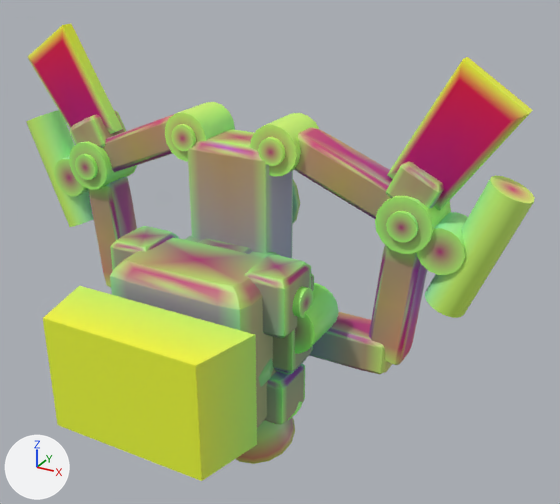
The glTF model models/parts/llm_gen_dorsal_pack_054_0f5166.glb: old version first, new version second.
Camera for both pictures: a 50 mm lens placed at (48.3, -60.7, 47.3), pointed at (7.7, 13.1, 10.5). The lights are fixed; the arrows at lower left show +X, +Y and +Z. The picture after the commit comes second.

Before the edit, the objects in view are built like this:
```python
ob_adapter_dorsal_trunnion_dark_18_adapter_dark_l = bpy.data.objects.new('adapter_dorsal_trunnion_dark_18_adapter_dark_l', me_adapter_dorsal_trunnion_dark_18_adapter_dark_l)
ob_adapter_dorsal_trunnion_dark_18_adapter_dark_l.location = (0.0, 0.0, 0.0)
ob_adapter_dorsal_trunnion_dark_18_adapter_dark_r = bpy.data.objects.new('adapter_dorsal_trunnion_dark_18_adapter_dark_r', me_adapter_dorsal_trunnion_dark_18_adapter_dark_r)
ob_adapter_dorsal_trunnion_dark_18_adapter_dark_r.location = (0.0, 0.0, 0.0)
ob_adapter_dorsal_trunnion_pin_gold_19_gold_r = bpy.data.objects.new('adapter_dorsal_trunnion_pin_gold_19_gold_r', me_adapter_dorsal_trunnion_pin_gold_19_gold_r)
ob_adapter_dorsal_trunnion_pin_gold_19_gold_r.location = (0.0, 0.0, 0.0)
ob_adapter_sub_ring_corner_pin_gold_8_gold_r = bpy.data.objects.new('adapter_sub_ring_corner_pin_gold_8_gold_r', me_adapter_sub_ring_corner_pin_gold_8_gold_r)
ob_adapter_sub_ring_corner_pin_gold_8_gold_r.location = (0.0, 0.0, 0.0)
# also in view: 'halo_funnel_pod_14_adapter_dark_l' at (-29.6, 17.6, 13.7); 'adapter_dorsal_rotary_boss_dark_r' at (11.4, 12.0, 3.2); 'adapter_sub_funnel_clamp_dark_13_adapter_dark_l' at (-26.4, 17.6, 13.7); 'halo_lower_arc_9_gold_r' at (21.1, 17.6, 5.7); 'adapter_dorsal_outrigger_dark_r' at (9.8, 11.0, 3.0)
```
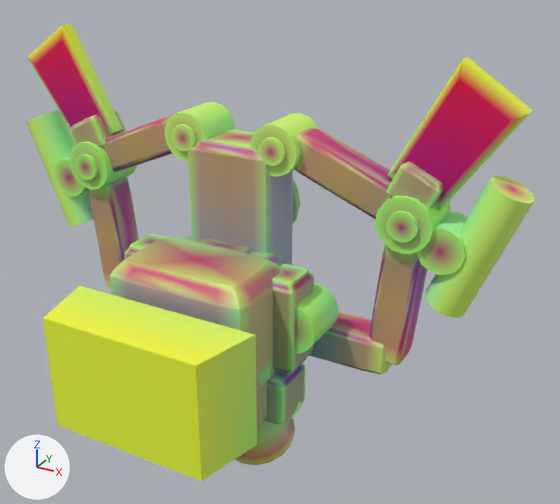
What the commit changed:
Object 'adapter_dorsal_trunnion_dark_18_adapter_dark_r' (ob_adapter_dorsal_trunnion_dark_18_adapter_dark_r) is deleted.
Object 'adapter_dorsal_trunnion_dark_18_adapter_dark_l' (ob_adapter_dorsal_trunnion_dark_18_adapter_dark_l) is deleted.
Object 'adapter_dorsal_trunnion_pin_gold_19_gold_r' (ob_adapter_dorsal_trunnion_pin_gold_19_gold_r) is deleted.

Boxes [x1, y1, x2, y2] around the edits, measured in the pictures (560 x 504 px):
'adapter_dorsal_trunnion_dark_18_adapter_dark_r', deleted (green): before [244, 255, 311, 338]
'adapter_dorsal_trunnion_dark_18_adapter_dark_l', deleted: before [110, 226, 179, 270]
'adapter_dorsal_trunnion_pin_gold_19_gold_r', deleted (green): before [292, 286, 313, 318]
'adapter_dorsal_outrigger_dark_r', unchanged, uncovered by the edit: before [273, 274, 314, 374]; after [272, 264, 314, 374]
